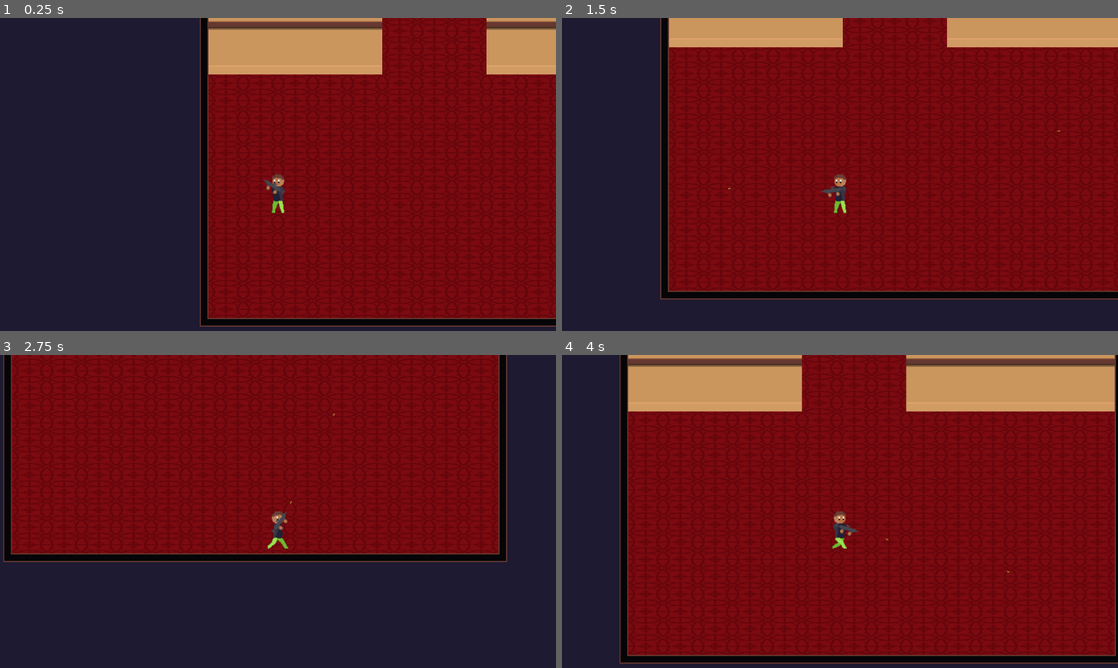
Above: before the commit, frames 1-4 (two rows, left to right).
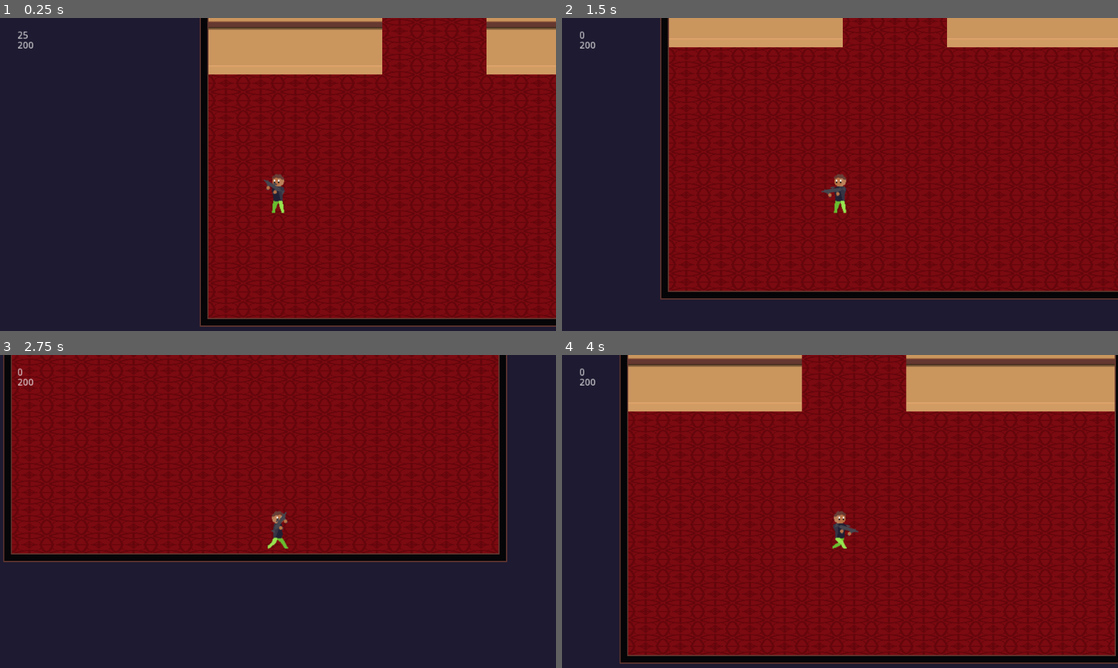
Above: after the commit, the same moments.

Repository: sirBamson/borlaier
Game: Godot game, scene res://Scenes/SceneController.tscn
Same seed, same stepped clock (60 frames per second), same inputs: the game is played once before the commit and once after it.
Inputs (mouse positions are in pixels of both pictures, inside the frame that each line leads up to):
- Up to frame 1 (0.25 s): no input
- Up to frame 2 (1.5 s): tap Enter (ui_accept) at 0.5, 0.77 s; move the mouse to (962, 174) at 0.52 s; hold Right (ui_right) 0.53-1.28 s; hold Space (fire) 0.53-1.28 s; move the mouse to (728, 208) at 1.27 s; hold Down (ui_down) from 1.28 s (still down); tap Space (fire) at 1.35 s
- Up to frame 3 (2.75 s): tap Enter (ui_accept) at 1.52 s; move the mouse to (333, 452) at 2.02 s; release Down (ui_down) at 2.03 s; hold Right (ui_right) from 2.03 s (still down); hold Space (fire) from 2.03 s (still down)
- Up to frame 4 (4 s): move the mouse to (812, 599) at 2.77 s; release Right (ui_right) at 2.78 s; release Space (fire) at 2.78 s; hold Up (ui_up) 2.78-3.53 s; tap Space (fire) at 2.85 s; tap Enter (ui_accept) at 3.02, 3.77 s; move the mouse to (1006, 580) at 3.52 s; hold Left (ui_left) from 3.53 s (still down); hold Space (fire) from 3.53 s (still down)

The runs differ from the first frame. In frame 1, less than 0.1% of the frame differs, in the area x 3-6%, y 4-10%; in frame 2, less than 0.1%; in frame 3, less than 0.1%; in frame 4, less than 0.1%.
Error after the commit: Attempt to call function 'add_child' in base 'null instance' on a null instance. (res://Scripts/Gun.gd:35)

Commit message:
Added limited ammo to gun

Diff:
--- a/Scenes/Player.tscn
+++ b/Scenes/Player.tscn
@@ -242,4 +242,15 @@
 animation = "NoHandsIdleLeft"
 
 [node name="Gun" parent="." instance=ExtResource( 3 )]
-scale = Vector2( 1, 1 )
+
+[node name="BulletsInMag" type="Label" parent="."]
+margin_left = -384.0
+margin_top = -236.8
+margin_right = -344.0
+margin_bottom = -222.8
+
+[node name="BulletsLeft" type="Label" parent="."]
+margin_left = -384.0
+margin_top = -222.4
+margin_right = -344.0
+margin_bottom = -208.4
--- a/Scripts/AutoLoads/PlayerGlobals.gd
+++ b/Scripts/AutoLoads/PlayerGlobals.gd
@@ -1,3 +1,6 @@
 extends Node
 
 var player_healt: int = 100
+
+var bullets_in_mag: int = 25
+var bullets_left: int = 200
--- a/Scripts/Gun.gd
+++ b/Scripts/Gun.gd
@@ -19,13 +19,20 @@
 		scale = Vector2(1, 1)
 
 
-	if Input.is_action_pressed("fire") and can_fire:
+	if Input.is_action_pressed("reload") and PlayerGlobals.bullets_in_mag < 25 and PlayerGlobals.bullets_left > 0:
+		PlayerGlobals.bullets_left += PlayerGlobals.bullets_in_mag
+		PlayerGlobals.bullets_in_mag = 25
+		PlayerGlobals.bullets_left -= 25
+
+
+	if Input.is_action_pressed("fire") and can_fire and PlayerGlobals.bullets_in_mag > 0:
+		PlayerGlobals.bullets_in_mag -= 1
 		$BulletSound.play()
 		var bullet_instance = bullet.instance()
 		bullet_instance.global_position = $BulletSpawn.global_position
 		bullet_instance.rotation = rotation
 		bullet_instance.apply_impulse(Vector2(), Vector2(bullet_speed, 0).rotated(rotation))
-		get_node("/root/SceneController").get_child(0).add_child(bullet_instance)
+		get_node("/root/SceneController").get_child(1).add_child(bullet_instance)
 
 		# Regulates rate of fire
 		can_fire = false
--- a/Scripts/Player.gd
+++ b/Scripts/Player.gd
@@ -18,6 +18,8 @@
 
 
 func _physics_process(_delta: float) -> void:
+	$BulletsInMag.text = str(PlayerGlobals.bullets_in_mag)
+	$BulletsLeft.text = str(PlayerGlobals.bullets_left)
 	_movment()
 
 
--- a/project.godot
+++ b/project.godot
@@ -62,6 +62,11 @@
 "events": [ Object(InputEventKey,"resource_local_to_scene":false,"resource_name":"","device":0,"alt":false,"shift":false,"control":false,"meta":false,"command":false,"pressed":false,"scancode":0,"physical_scancode":32,"unicode":0,"echo":false,"script":null)
  ]
 }
+reload={
+"deadzone": 0.5,
+"events": [ Object(InputEventKey,"resource_local_to_scene":false,"resource_name":"","device":0,"alt":false,"shift":false,"control":false,"meta":false,"command":false,"pressed":false,"scancode":0,"physical_scancode":82,"unicode":0,"echo":false,"script":null)
+ ]
+}
 
 [layer_names]
 
